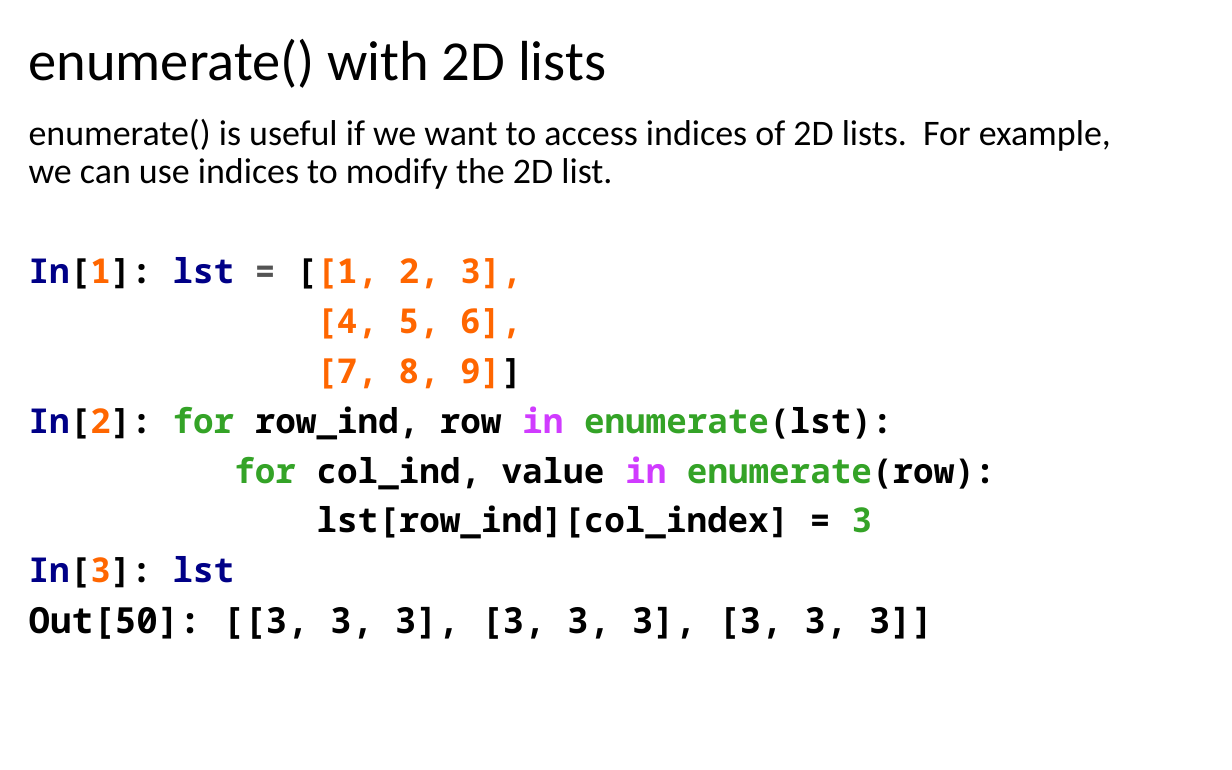
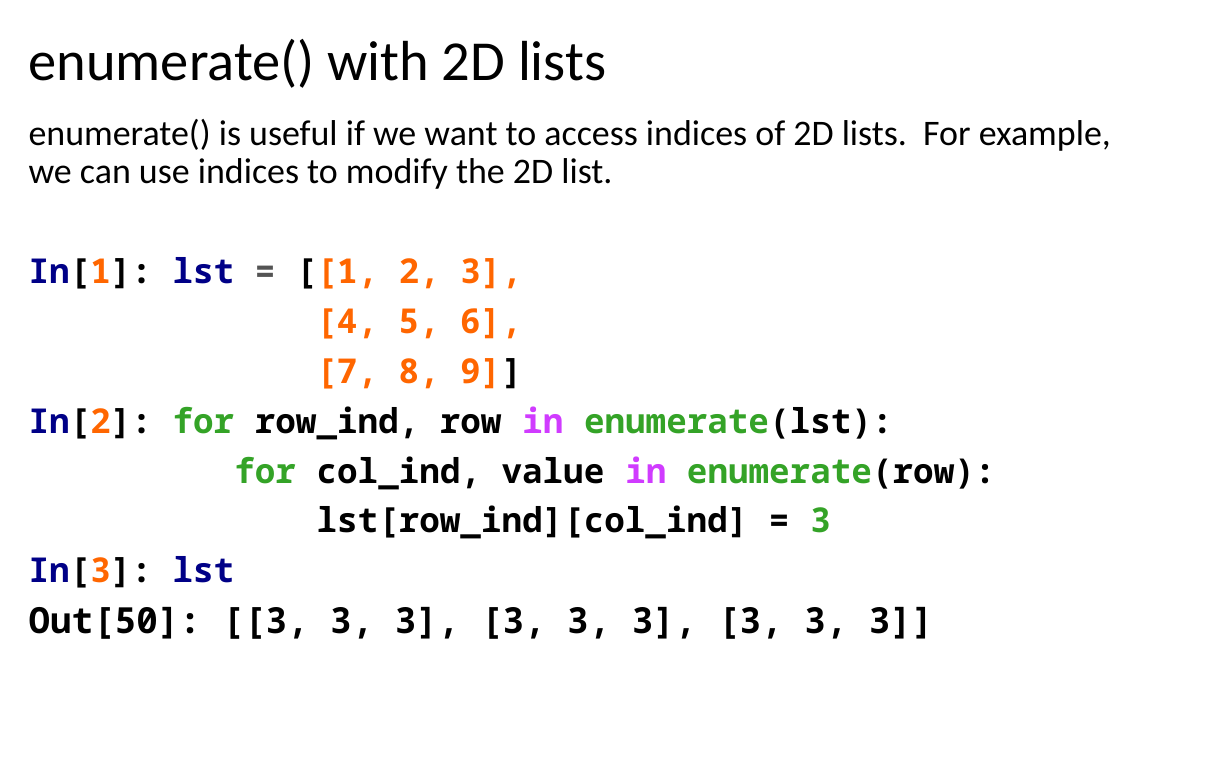
Before and after one commit to LongBaoNguyen/longbaonguyen.github.io, a slide deck: slide 15 of courses/apcsp/lect9.pptx. Drawn at 1232x770 pixels with LibreOffice and Linux fonts; fonts in the diff are those of the drawing. Boxes give left, top, right and bottom in pixels: in the first picture for what was removed or moved away, otherwise in the second. Text is boxed around its words. In the diff, an @@ line names an element or a change of style, - is before the commit and + after.

```diff
--- a/courses/apcsp/lect9.pptx
+++ b/courses/apcsp/lect9.pptx
@@ text at [317,505,831,539]: text changed @@
-lst[row_ind][col_index] = 3
+lst[row_ind][col_ind] = 3
```
Also in this commit, not shown: 7 other slides changed, 38 other files.
